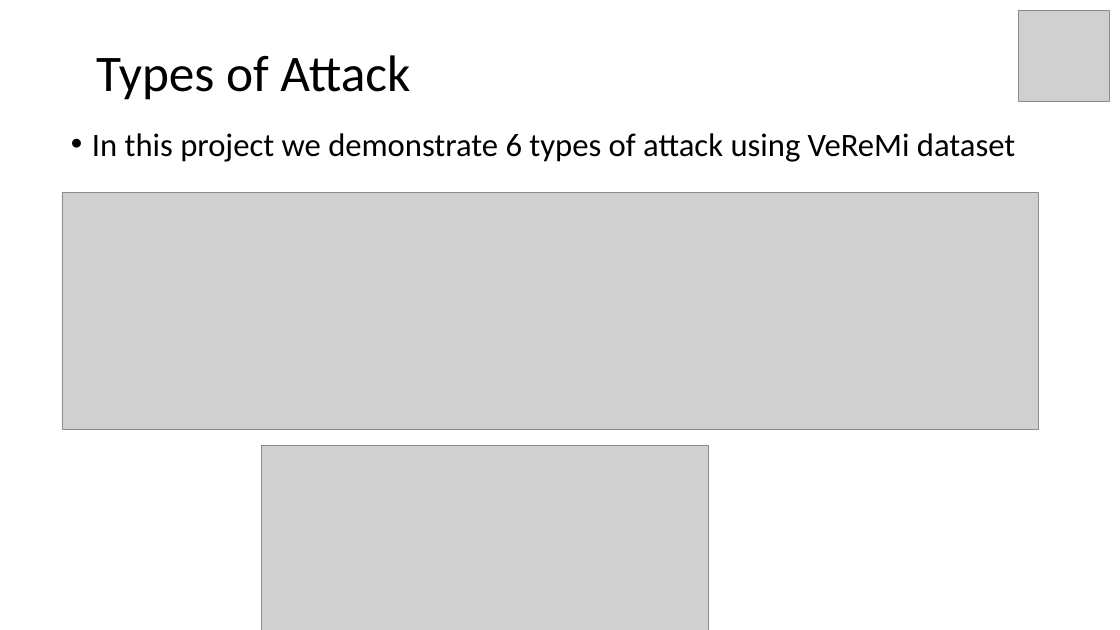
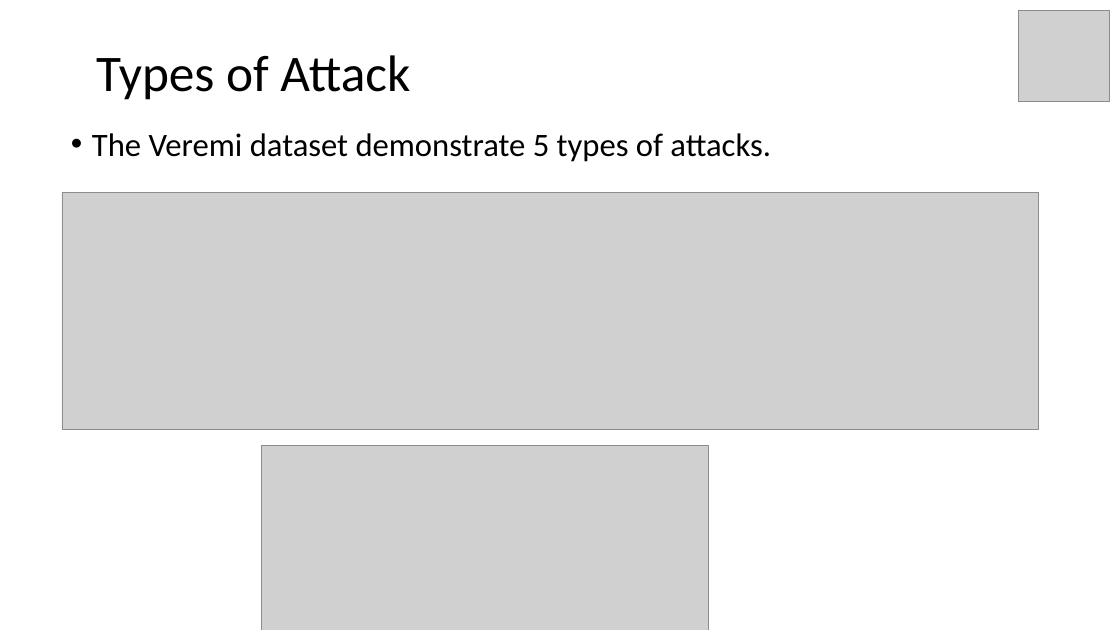
Before and after one commit to Mohamedsaied8/Connected_Vehicles, a slide deck: slide 3 of Connected Vehicles.pptx. Drawn at 1120x630 pixels with LibreOffice and Linux fonts; fonts in the diff are those of the drawing; grey boxes stand for pictures. Boxes give left, top, right and bottom in pixels: in the first picture for what was removed or moved away, otherwise in the second. Text is boxed around its words. In the diff, an @@ line names an element or a change of style, - is before the commit and + after.

Commit message:
One Attack Presentation

```diff
--- a/Connected Vehicles.pptx
+++ b/Connected Vehicles.pptx
@@ text at box(92, 133, 771, 162): text changed @@
-• In this project we demonstrate 6 types of attack using VeReMi dataset
+• The Veremi dataset demonstrate 5 types of attacks.
```
Also in this commit, not shown: 1 other slide changed, 7 slides added, 4 other files.
